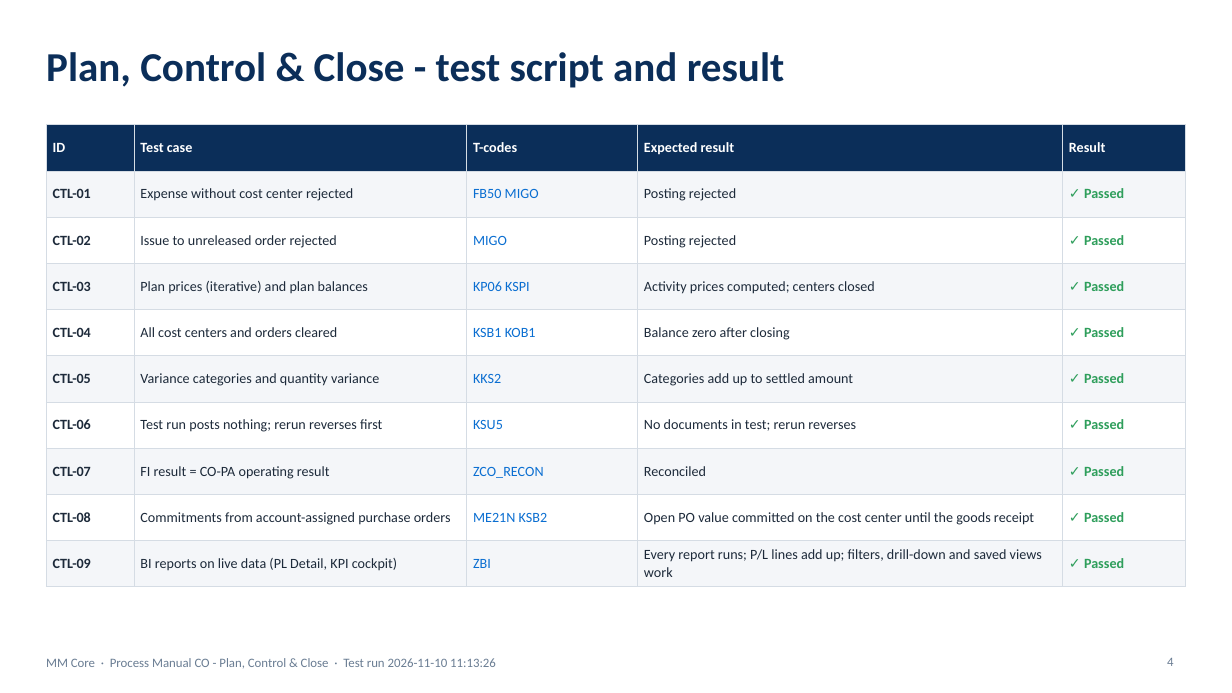
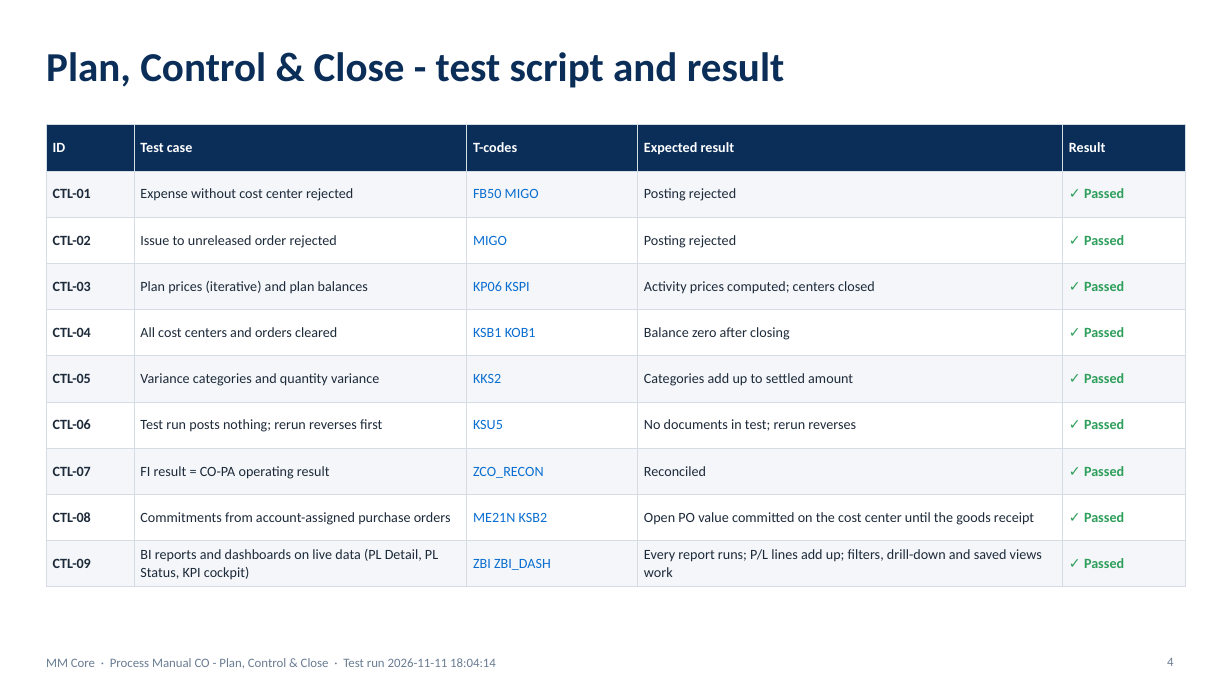
Before and after one commit to coolman1984/AI, a slide deck: slide 4 of web/static/manuals/PM_CTL.pptx. Drawn at 1232x693 pixels with LibreOffice and Linux fonts; fonts in the diff are those of the drawing. Boxes give left, top, right and bottom in pixels: in the first picture for what was removed or moved away, otherwise in the second. Text is boxed around its words. In the diff, an @@ line names an element or a change of style, - is before the commit and + after.

```diff
--- a/web/static/manuals/PM_CTL.pptx
+++ b/web/static/manuals/PM_CTL.pptx
@@ table at [46, 125, 1186, 583] @@
-row 10, column 2: BI reports on live data (PL Detail, KPI cockpit)
+row 10, column 2: BI reports and dashboards on live data (PL Detail, PL Status, KPI cockpit)
-row 10, column 3: ZBI
+row 10, column 3: ZBI ZBI_DASH
@@ text at [46, 658, 496, 668]: text changed @@
-MM Core · Process Manual CO - Plan, Control & Close · Test run 2026-11-10 11:13:26
+MM Core · Process Manual CO - Plan, Control & Close · Test run 2026-11-11 18:04:14
```
Also in this commit, not shown: 2 other slides changed, 47 other files.
